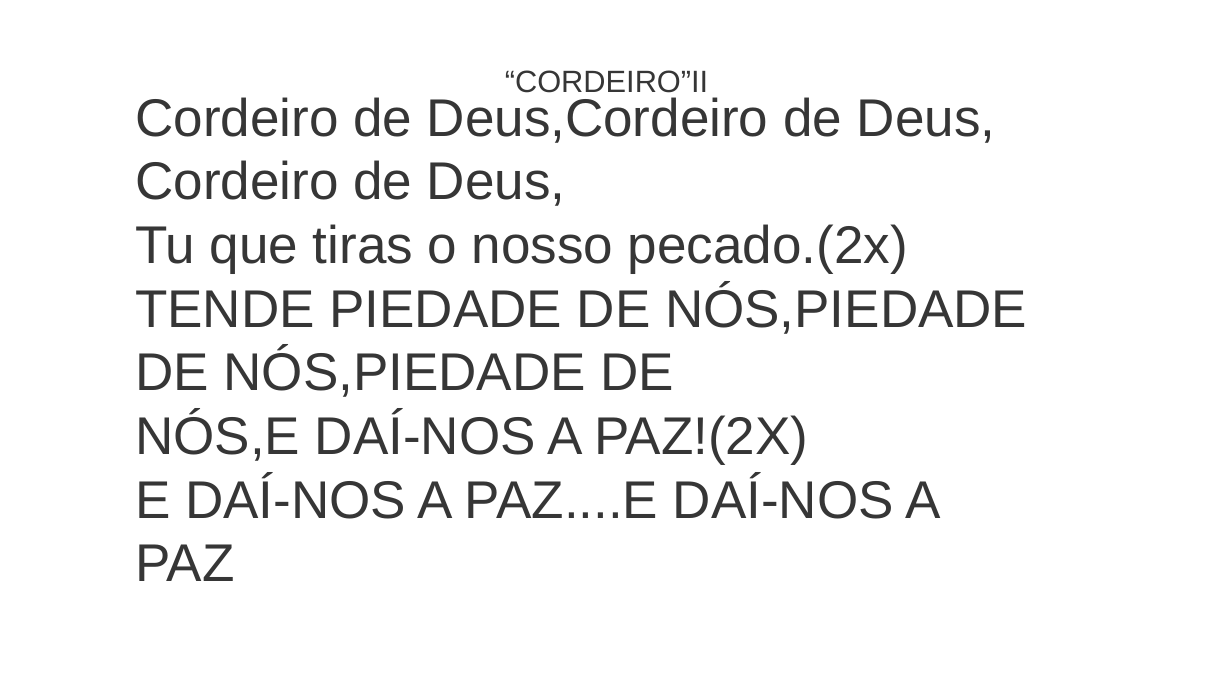
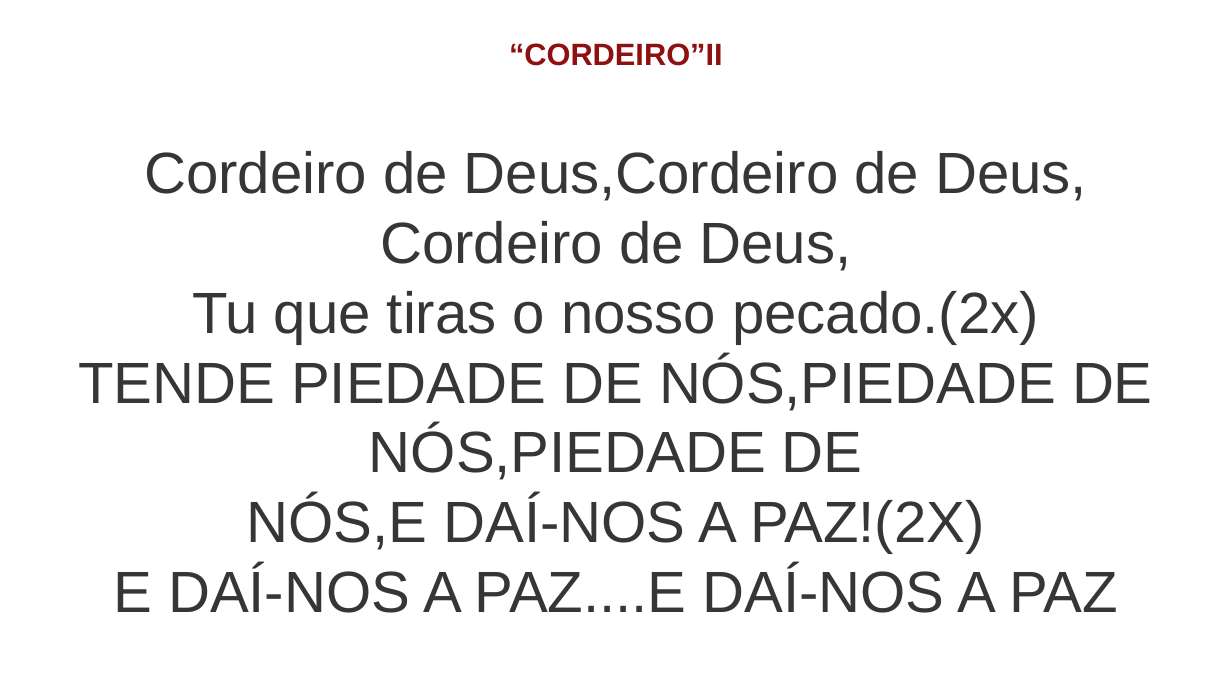
Before and after one commit to Natanielsr/liturgy-s-slideshow-creator, a slide deck: slide 31 of slide-result/slide.pptx. Drawn at 1232x693 pixels with LibreOffice and Linux fonts; fonts in the diff are those of the drawing. Boxes give left, top, right and bottom in pixels: in the first picture for what was removed or moved away, otherwise in the second. Text is boxed around its words. In the diff, an @@ line names an element or a change of style, - is before the commit and + after.

```diff
--- a/slide-result/slide.pptx
+++ b/slide-result/slide.pptx
@@ text "“CORDEIRO”II" moved from (x1=505, y1=70, x2=708, y2=93) to (x1=509, y1=43, x2=723, y2=66) @@
@@ text "“CORDEIRO”II" at (x1=509, y1=43, x2=723, y2=66): text colour #363636 to #8F1010, bold on; alignment left to centre @@
@@ text at (x1=78, y1=151, x2=1153, y2=613): text changed; size 31 to 34 pt @@
-Cordeiro de Deus,Cordeiro de Deus, Cordeiro de Deus,
-Tu que tiras o nosso pecado.(2x)
-TENDE PIEDADE DE NÓS,PIEDADE DE NÓS,PIEDADE DE
-NÓS,E DAÍ-NOS A PAZ!(2X)
-E DAÍ-NOS A PAZ....E DAÍ-NOS A PAZ
+Cordeiro de Deus,Cordeiro de Deus, Cordeiro de Deus,
+Tu que tiras o nosso pecado.(2x)
+TENDE PIEDADE DE NÓS,PIEDADE DE NÓS,PIEDADE DE
+NÓS,E DAÍ-NOS A PAZ!(2X)
+E DAÍ-NOS A PAZ....E DAÍ-NOS A PAZ
```
Also in this commit, not shown: 33 other slides changed, 1 other file.
